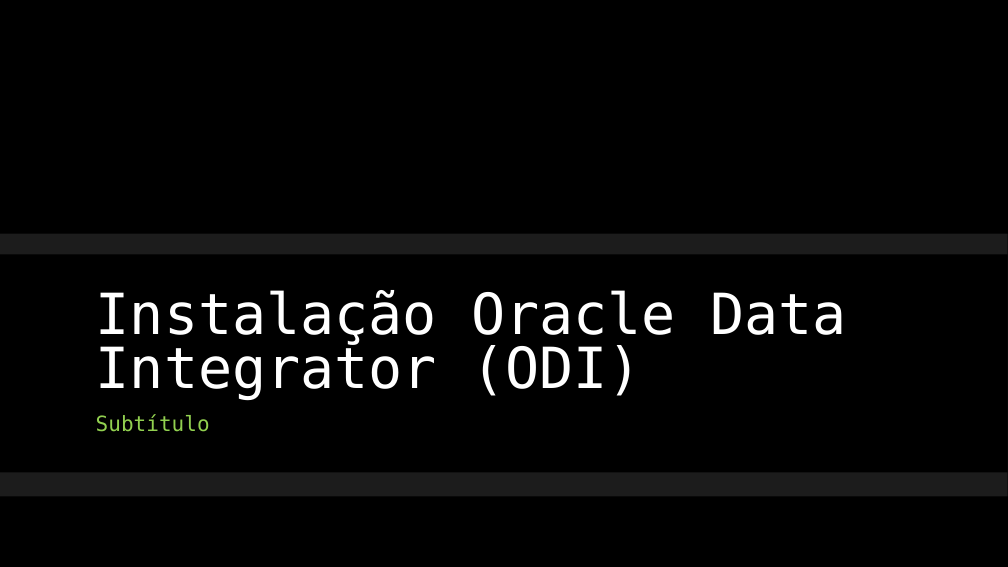
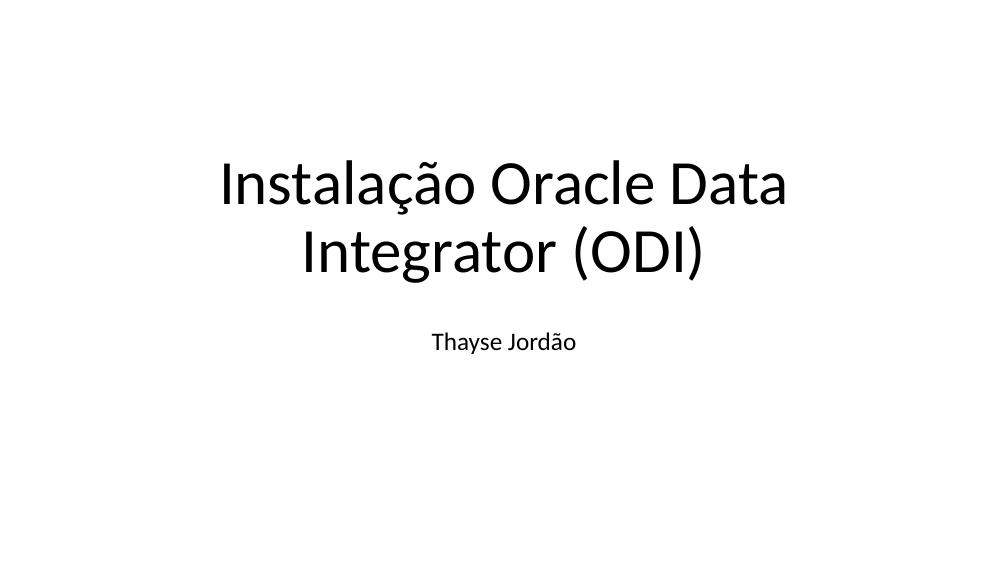
Before and after one commit to willanythayse/odi-develop-workout, a slide deck: slide 1 of Instalação Oracle Data Integrator (ODI).pptx. Drawn at 1008x567 pixels with LibreOffice and Linux fonts; fonts in the diff are those of the drawing; background and template pictures are left out. Boxes give left, top, right and bottom in pixels: in the first picture for what was removed or moved away, otherwise in the second. Text is boxed around its words. In the diff, an @@ line names an element or a change of style, - is before the commit and + after.

```diff
--- a/Instalação Oracle Data Integrator (ODI).pptx
+++ b/Instalação Oracle Data Integrator (ODI).pptx
@@ background picture (left out) to #FFFFFF @@
@@ title "Instalação Oracle Data Integrator (ODI)": place and size @@
-title "Instalação Oracle Data Integrator (ODI)" at [96,290,847,400]
+title "Instalação Oracle Data Integrator (ODI)" at [219,160,789,283]
@@ title "Instalação Oracle Data Integrator (ODI)" at [219,160,789,283]: size 54 to 60 pt, font DejaVu Sans Mono to Calibri, text colour #FFFFFF to #000000; alignment left to centre; line spacing 0.8 to 0.9 @@
@@ rectangle removed at [0,234,1008,497] @@
@@ rectangle removed at [0,254,1008,473] @@
@@ subtitle added at [432,332,576,354], 24 pt, text #000000 @@
+Thayse Jordão
@@ subtitle removed at [96,414,210,432] @@
-Subtítulo
```
Also in this commit, not shown: 3 other slides changed, 10 slides added, 6 slides removed.
